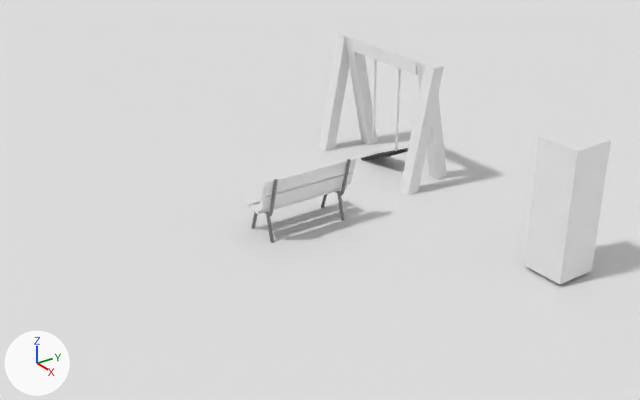
Before and after pictures for a commit that changed the Blender file Blender/park.blend.
Camera for both pictures: a 50 mm camera at (9.49, -8.24, 5.79) aimed at (0.57, -2.06, 0.69). The lights are fixed; the arrows at lower left show +X, +Y and +Z.

Names of what the first picture shows: 'Cube', 'Cube.002', 'Grass', 'Swing'.
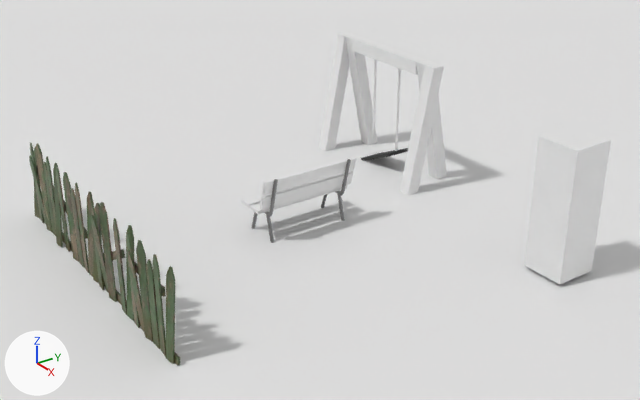
The change, as a list of edits to the scene's bpy script:
```text
Add img_defaultmaterial_albedo_jpg:
    img_defaultmaterial_albedo_jpg = load_image('DefaultMaterial_albedo.jpg', '../PrimerJuego/Assets/Prefabs/textures/DefaultMaterial_albedo.jpg', 2048, 2048, 'sRGB')
Add mat_fence:
    mat_fence = principled_material('Fence')
    mat_fence.texture = img_defaultmaterial_albedo_jpg
Add me_mesh:
    me_mesh.from_pydata(...)  # 320 vertices, 528 faces; spans x -2549.0..2034.0, y -261.0..287.0, z -68.0..1299.0
    me_mesh.materials.append(mat_fence)  # its picture is missing
Add ob_box006:
    ob_box006 = bpy.data.objects.new('Box006', me_mesh)
    ob_box006.location = (0.03, -5.0, 0.0)
    ob_box006.rotation_euler = (0.0, 0.0, -0.0873)  # degrees (0, 0, -5)
    ob_box006.scale = (0.001, 0.001, 0.00105)
```

Location of each change, [x1, y1, x2, y2] in pixels of the pictures (640 x 400 px):
'Box006', added (green)
    after: [29, 143, 180, 366]
